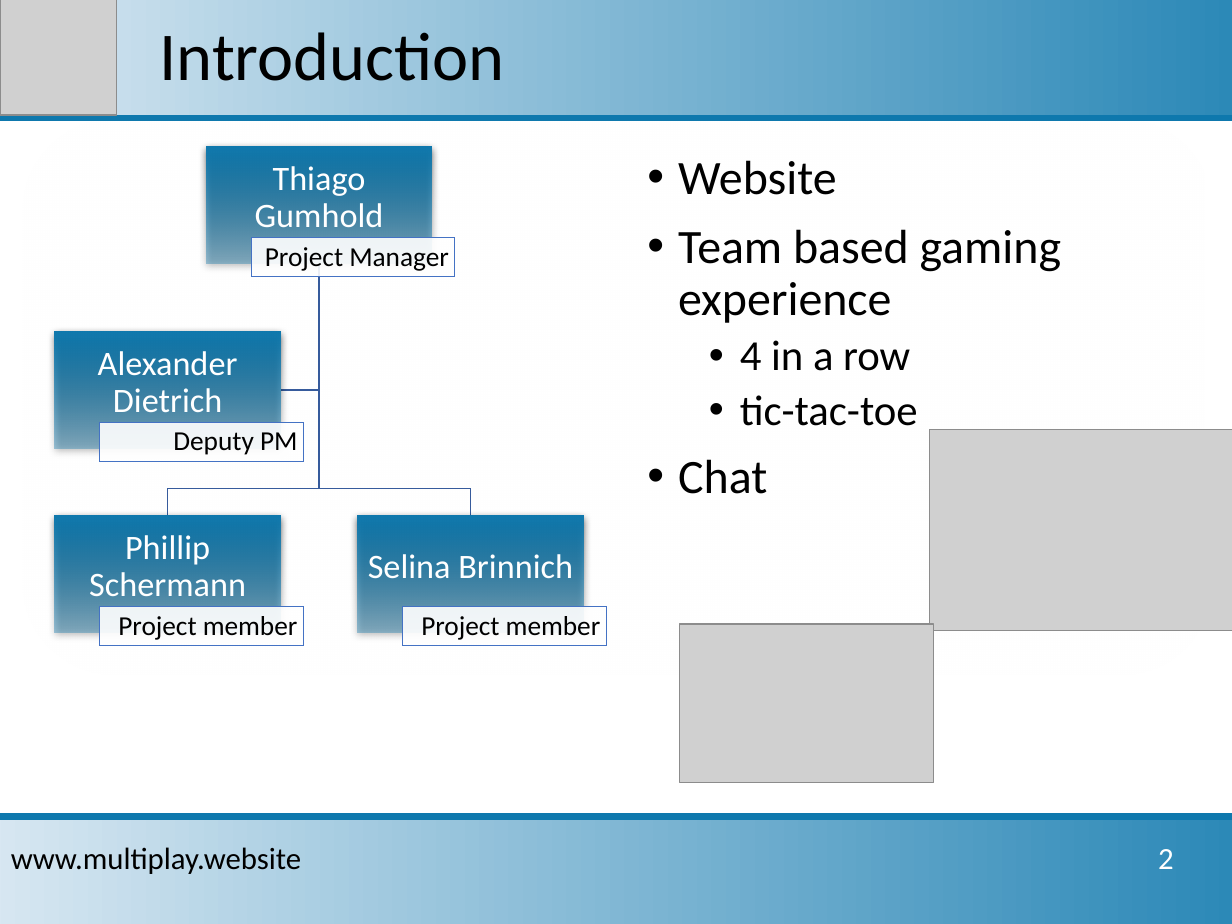
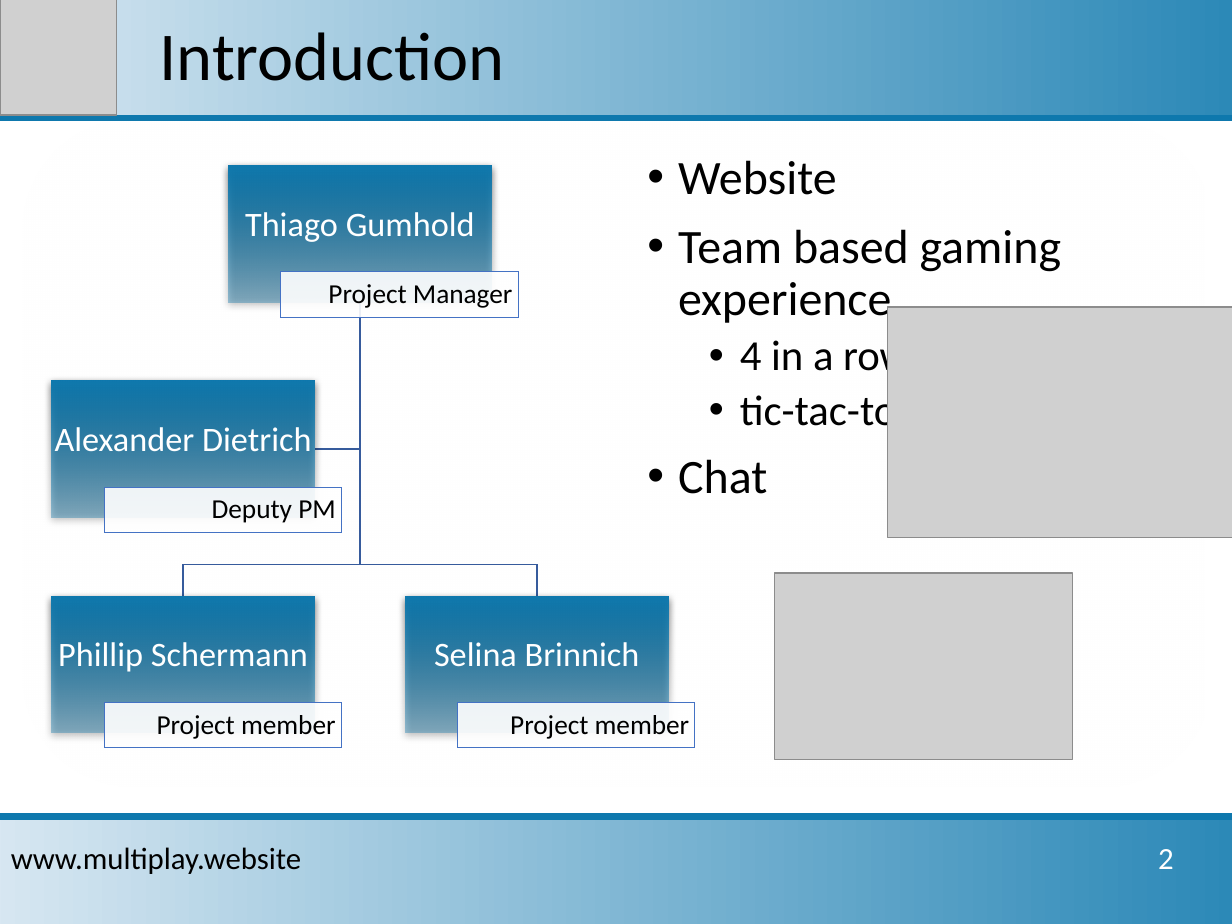
Before and after one commit to sbrinnich/MultiPlay, a slide deck: slide 3 of doc/Projektpraesentation_2017-01-23.pptx. Drawn at 1232x924 pixels with LibreOffice and Linux fonts; fonts in the diff are those of the drawing; grey boxes stand for pictures; background and template pictures are left out. Boxes give left, top, right and bottom in pixels: in the first picture for what was removed or moved away, otherwise in the second. Text is boxed around its words. In the diff, an @@ line names an element or a change of style, - is before the commit and + after.

```diff
--- a/doc/Projektpraesentation_2017-01-23.pptx
+++ b/doc/Projektpraesentation_2017-01-23.pptx
@@ rounded rectangle resized from (x1=22, y1=118, x2=1212, y2=675) to (x1=22, y1=118, x2=1212, y2=787) @@
@@ text "Thiago Gumhold" rewrapped from (x1=255, y1=166, x2=384, y2=228) to (x1=245, y1=212, x2=475, y2=242) @@
@@ rectangle resized from (x1=206, y1=147, x2=431, y2=264) to (x1=228, y1=166, x2=492, y2=303) @@
@@ text "Project Manager" moved from (x1=265, y1=247, x2=449, y2=271) to (x1=328, y1=284, x2=513, y2=308) @@
@@ rectangle resized from (x1=251, y1=238, x2=455, y2=277) to (x1=281, y1=272, x2=519, y2=318) @@
@@ freeform shape resized from (x1=168, y1=264, x2=319, y2=516) to (x1=184, y1=302, x2=361, y2=596) @@
@@ freeform shape resized from (x1=281, y1=264, x2=319, y2=389) to (x1=315, y1=302, x2=361, y2=448) @@
@@ freeform shape resized from (x1=319, y1=264, x2=471, y2=516) to (x1=360, y1=302, x2=537, y2=596) @@
@@ picture resized from (x1=929, y1=430, x2=1232, y2=631) to (x1=888, y1=307, x2=1232, y2=537) @@
@@ text "Alexander Dietrich" rewrapped from (x1=98, y1=351, x2=238, y2=413) to (x1=55, y1=427, x2=312, y2=452) @@
@@ rectangle resized from (x1=54, y1=331, x2=280, y2=448) to (x1=52, y1=381, x2=315, y2=517) @@
@@ text "Deputy PM" moved from (x1=173, y1=432, x2=297, y2=455) to (x1=212, y1=500, x2=335, y2=523) @@
@@ rectangle resized from (x1=100, y1=423, x2=303, y2=462) to (x1=103, y1=487, x2=341, y2=532) @@
@@ text "Phillip Schermann" rewrapped from (x1=89, y1=535, x2=246, y2=597) to (x1=58, y1=642, x2=308, y2=672) @@
@@ rectangle resized from (x1=54, y1=516, x2=280, y2=633) to (x1=52, y1=596, x2=315, y2=733) @@
@@ text "Selina Brinnich" moved from (x1=368, y1=554, x2=573, y2=579) to (x1=434, y1=642, x2=640, y2=667) @@
@@ rectangle resized from (x1=357, y1=516, x2=583, y2=633) to (x1=405, y1=596, x2=669, y2=733) @@
@@ picture resized from (x1=680, y1=623, x2=934, y2=782) to (x1=775, y1=573, x2=1073, y2=759) @@
@@ text "Project member" moved from (x1=118, y1=616, x2=298, y2=640) to (x1=157, y1=715, x2=336, y2=739) @@
@@ rectangle resized from (x1=100, y1=607, x2=303, y2=647) to (x1=103, y1=702, x2=341, y2=748) @@
@@ text "Project member" moved from (x1=421, y1=616, x2=601, y2=640) to (x1=510, y1=715, x2=690, y2=739) @@
@@ rectangle resized from (x1=403, y1=607, x2=606, y2=647) to (x1=458, y1=702, x2=696, y2=748) @@
```
Also in this commit, not shown: 2 other slides changed, 1 slide added, 1 slide removed.
